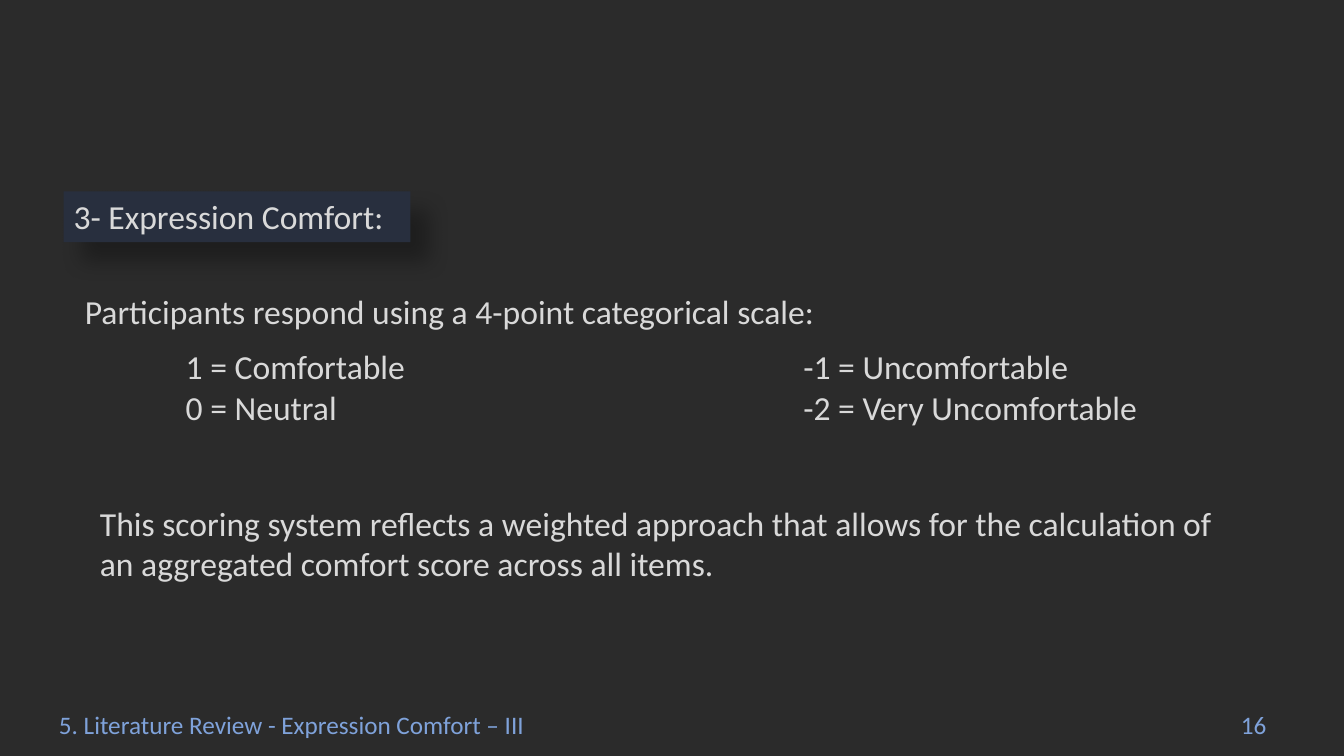
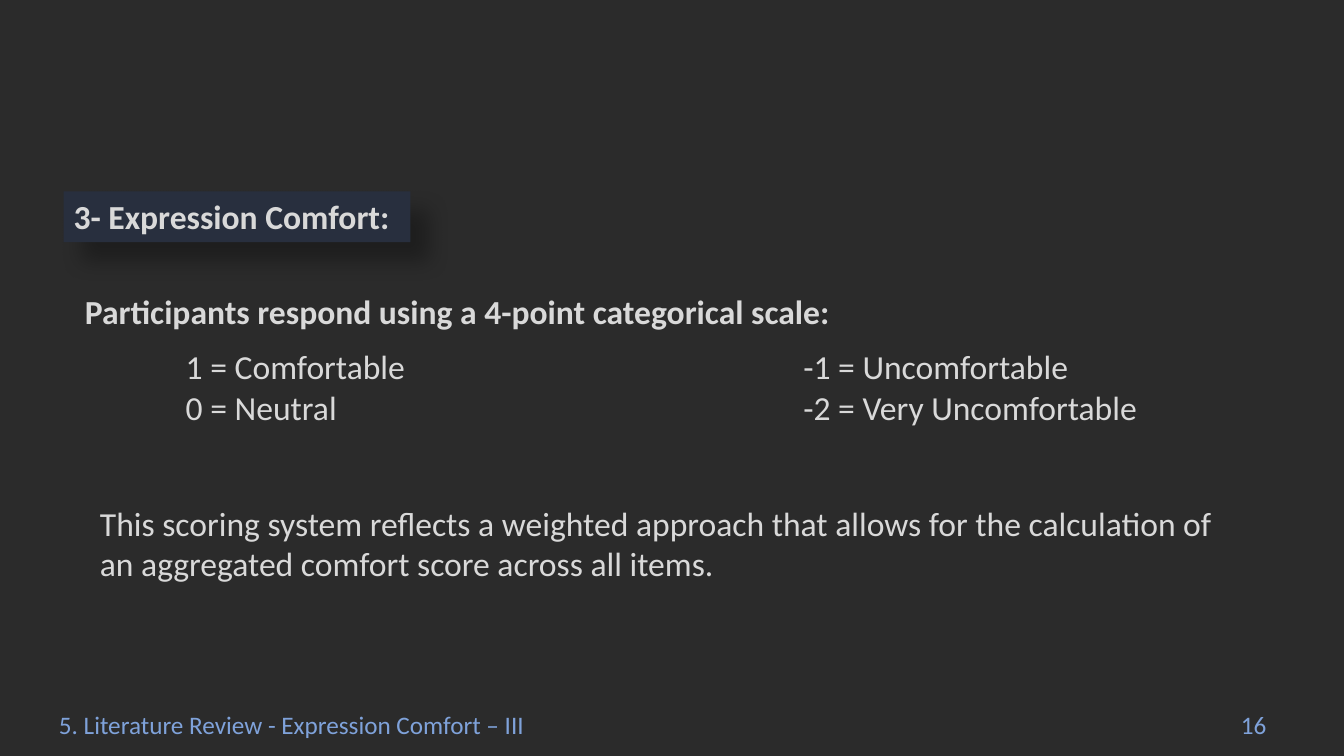
Before and after one commit to Abdelrahmen-Elashry/Mental-Health-Analysis, a slide deck: slide 16 of Statsphere.pptx. Drawn at 1344x756 pixels with LibreOffice and Linux fonts; fonts in the diff are those of the drawing; background and template pictures are left out; a plain dark background stands for a picture behind light text. Boxes give left, top, right and bottom in pixels: in the first picture for what was removed or moved away, otherwise in the second. Text is boxed around its words. In the diff, an @@ line names an element or a change of style, - is before the commit and + after.

```diff
--- a/Statsphere.pptx
+++ b/Statsphere.pptx
@@ rectangle "3- Expression Comfort:" at (64,192,410,242): bold on @@
@@ text "Participants respond using a 4-point ..." at (85,300,829,330): bold on @@
```
Also in this commit, not shown: 14 other slides changed, 3 slides added.
